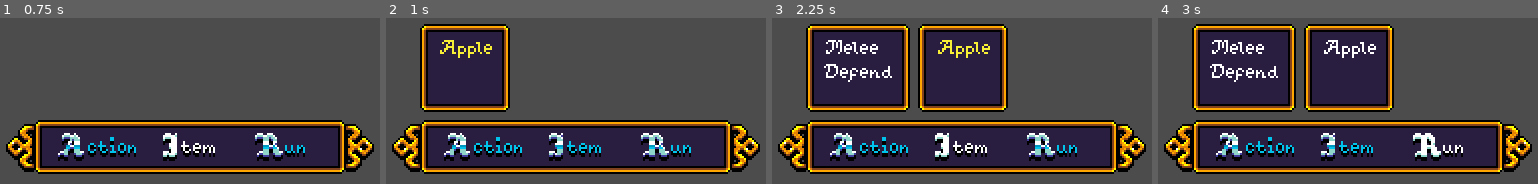
Above: before the commit, frames 1-4 (left to right).
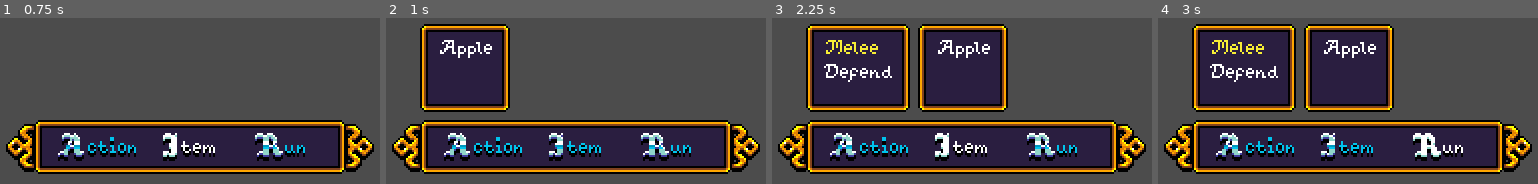
Above: after the commit, the same moments.

Repository: apiotrowski255/westwick
Game: Godot game, scene res://UI/BattleMenuManager.tscn
The game is run twice, just before and just after one commit, with the same random seed, the same clock (stepped at 60 frames per second) and the same inputs. This scene is started directly instead of the project's main scene.
Inputs (mouse positions are in pixels of both pictures, inside the frame that each line leads up to):
- Up to frame 1 (0.75 s): tap Enter (ui_accept) at 0.5 s; hold Right (ui_right) from 0.53 s (still down)
- Up to frame 2 (1 s): keep holding Right (ui_right); tap Enter (ui_accept) at 0.77 s
- Up to frame 3 (2.25 s): release Right (ui_right) at 1.25 s; click (870, 147) at 1.25 s; click (962, 147) at 2 s
- Up to frame 4 (3 s): click (1439, 147) at 2.75 s

Frame 1 is identical in both runs. In frame 2, 0.4% of the frame differs, in the area x 14-28%, y 13-25%; in frame 3, 0.8%, in the area x 14-58%, y 13-25%; in frame 4, 0.4%.

Commit message:
starting the UI stack

Diff:
--- a/UI/BattleMenu.gd
+++ b/UI/BattleMenu.gd
@@ -1,4 +1,4 @@
-extends HBoxContainer
+extends FocusMenu
 class_name BattleMenu
 
 const ANIMATION_DURATION := 0.4
@@ -15,9 +15,6 @@
 onready var run_button: TextureButton = $"%RunButton"
 
 signal menu_option_selected(option)
-
-func grab_action_focus() -> void:
-	action_button.grab_focus()
 
 func show_menu() -> void:
 	show()
--- a/UI/BattleMenu.tscn
+++ b/UI/BattleMenu.tscn
@@ -26,6 +26,7 @@
 __meta__ = {
 "_edit_group_": true
 }
+focus_nodes = [ NodePath("PanelContainer/MarginContainer/HBoxContainer/ActionButton"), NodePath("PanelContainer/MarginContainer/HBoxContainer/ItemButton"), NodePath("PanelContainer/MarginContainer/HBoxContainer/RunButton") ]
 
 [node name="LeftEdge" type="TextureRect" parent="."]
 margin_right = 14.0
--- a/UI/BattleMenuManager.gd
+++ b/UI/BattleMenuManager.gd
@@ -9,19 +9,29 @@
 func _ready() -> void:
 	action_list.fill(elizabethStats.battle_actions)
 	item_list.fill(elizabethStats.inventory.items)
-	action_list.grab_button_focus()
+	action_list.grab_focus()
 	yield(battle_menu.show_menu(), "completed")
-	battle_menu.grab_action_focus()
+	battle_menu.grab_focus()
+
+func _unhandled_input(event: InputEvent) -> void:
+	if event.is_action_pressed("ui_cancel"):
+		action_list.release_focus()
+		item_list.release_focus()
+		action_list.hide()
+		item_list.hide()
+		battle_menu.grab_focus()
 
 
 func _on_BattleMenu_menu_option_selected(option : int) -> void:
 	match option:
 		BattleMenu.ACTION: # could also use battle_menu.ACTION
+			battle_menu.release_focus()
 			action_list.show()
-			action_list.grab_button_focus()
+			action_list.grab_focus()
 		BattleMenu.ITEM:
+			battle_menu.release_focus()
 			item_list.show()
-			item_list.grab_button_focus()
+			item_list.grab_focus()
 
 
 func _on_ActionList_resource_selected(resource : BattleAction) -> void:
--- /dev/null
+++ b/UI/FocusMenu.gd
@@ -0,0 +1,37 @@
+extends Control
+class_name FocusMenu
+
+export(Array, NodePath) var focus_nodes : Array = [] # allows us to tell which nodes be focused.
+
+var last_focus_node : Control
+
+func grab_focus() -> void:
+	if not can_grab_focus():
+		return
+	set_focus_mode(Control.FOCUS_ALL)
+	if is_instance_valid(last_focus_node) and last_focus_node is Control:
+		last_focus_node.grab_focus()
+		return
+
+	var focus_node : Control = get_node(focus_nodes.front())
+	focus_node.grab_focus()
+
+func release_focus() -> void:
+	var current_focus : Control = get_focus_owner()
+	if not current_focus is Control:
+		return
+	last_focus_node = current_focus
+	current_focus.release_focus()
+	set_focus_mode(Control.FOCUS_NONE)
+
+func can_grab_focus() -> bool:
+	return (
+		is_instance_valid(last_focus_node)
+		and last_focus_node is Control
+		or not focus_nodes.empty()
+	)
+
+func set_focus_mode(mode : int) -> void:
+	for focus_node_path in focus_nodes:
+		var focus_node : Control = get_node(focus_node_path)
+		focus_node.focus_mode = mode
--- a/UI/ScrollList.gd
+++ b/UI/ScrollList.gd
@@ -1,4 +1,4 @@
-extends PanelContainer
+extends FocusMenu
 class_name ScrollList
 
 const ResourceButtonScene := preload("res://UI/ResourceButton.tscn")
@@ -7,10 +7,6 @@
 onready var button_container: VBoxContainer = $"%ButtonContainer"
 
 signal resource_selected(resource)
-
-func grab_button_focus() -> void:
-	if button_container.get_child_count() > 0:
-		button_container.get_child(0).grab_focus()
 
 func fill(resource_list : Array) -> void:
 	for resource in resource_list:
@@ -22,12 +18,14 @@
 func add_resource_button() -> ResourceButton:
 	var resource_button : ResourceButton = ResourceButtonScene.instance()
 	button_container.add_child(resource_button)
+	focus_nodes.append(resource_button.get_path())
 	resource_button.connect("resource_selected", self, "_on_resource_selected")
 	return resource_button
 
 func clear() -> void:
 	for button in button_container.get_children():
 		button.queue_free()
+	focus_nodes.clear()
 
 func connect_scroll_children() -> void:
 	for button in button_container.get_children():
@@ -42,7 +40,8 @@
 		return
 	var focused_scroll_amount := get_focused_scroll_amount()
 	var tween := create_tween()
-	tween.tween_property(scroll_container, "scroll_vertical", focused_scroll_amount, 0.1).from_current()
+	tween.tween_property(scroll_container, "scroll_vertical",
+		focused_scroll_amount, 0.1).from_current()
 
 func get_focused_scroll_amount() -> int:
 	var focused_button := get_focus_owner()
--- /dev/null
+++ b/UI/UIStack.gd
@@ -0,0 +1,39 @@
+extends Resource
+class_name UIStack
+
+var uis := []
+
+signal ui_popped(ui)
+signal ui_stack_empty()
+
+func push(uiToPush : Control) -> void:
+	if not uis.empty():
+		uis.back().release_focus()
+	uis.append(uiToPush)
+	uiToPush.show()	# Must show first or grab_focus won't work
+	uiToPush.grab_focus()
+
+func pop() -> Control:
+	if empty():
+		return null
+	var uiToPop : Control = uis.pop_back()
+	uiToPop.release_focus()	#Must release focus before hiding, or it won't work.
+	uiToPop.hide()
+	if not empty():
+		uis.back().show()
+		uis.back().grab_focus()
+	emit_signal("ui_popped", uiToPop)
+	if empty():
+		emit_signal("ui_stack_empty")
+	return uiToPop
+
+func hide_uis() -> void:
+	for ui in uis:
+		ui.hide()
+
+func clear() -> void:
+	hide_uis()
+	uis.clear()
+
+func empty() -> bool:
+	return uis.empty()
--- a/project.godot
+++ b/project.godot
@@ -29,7 +29,7 @@
 "language": "GDScript",
 "path": "res://Battle/BattleCamera.gd"
 }, {
-"base": "HBoxContainer",
+"base": "FocusMenu",
 "class": "BattleMenu",
 "language": "GDScript",
 "path": "res://UI/BattleMenu.gd"
@@ -54,6 +54,11 @@
 "language": "GDScript",
 "path": "res://BattleActions/DamageBattleAction.gd"
 }, {
+"base": "Control",
+"class": "FocusMenu",
+"language": "GDScript",
+"path": "res://UI/FocusMenu.gd"
+}, {
 "base": "Node",
 "class": "Interactable",
 "language": "GDScript",
@@ -94,7 +99,7 @@
 "language": "GDScript",
 "path": "res://ResourceButton.gd"
 }, {
-"base": "PanelContainer",
+"base": "FocusMenu",
 "class": "ScrollList",
 "language": "GDScript",
 "path": "res://UI/ScrollList.gd"
@@ -103,6 +108,11 @@
 "class": "TurnManager",
 "language": "GDScript",
 "path": "res://TurnManager.gd"
+}, {
+"base": "Resource",
+"class": "UIStack",
+"language": "GDScript",
+"path": "res://UI/UIStack.gd"
 } ]
 _global_script_class_icons={
 "AsyncTurnPool": "",
@@ -114,6 +124,7 @@
 "Character": "",
 "ClassStats": "",
 "DamageBattleAction": "",
+"FocusMenu": "",
 "Interactable": "",
 "Inventory": "",
 "Item": "",
@@ -123,7 +134,8 @@
 "PlayerClassStats": "",
 "ResourceButton": "",
 "ScrollList": "",
-"TurnManager": ""
+"TurnManager": "",
+"UIStack": ""
 }
 
 [application]
